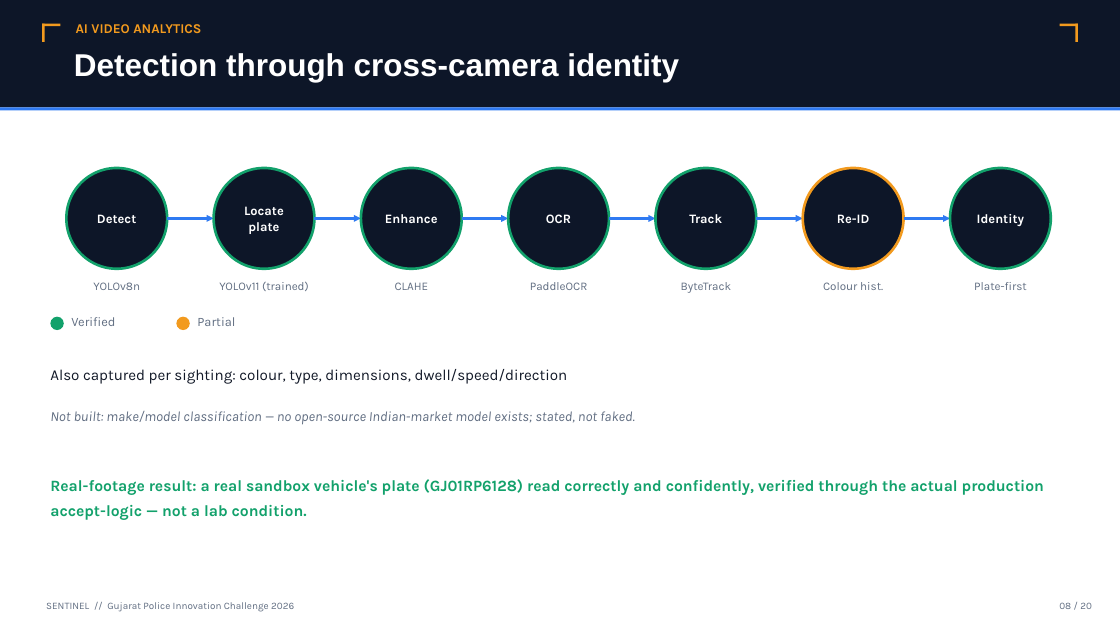
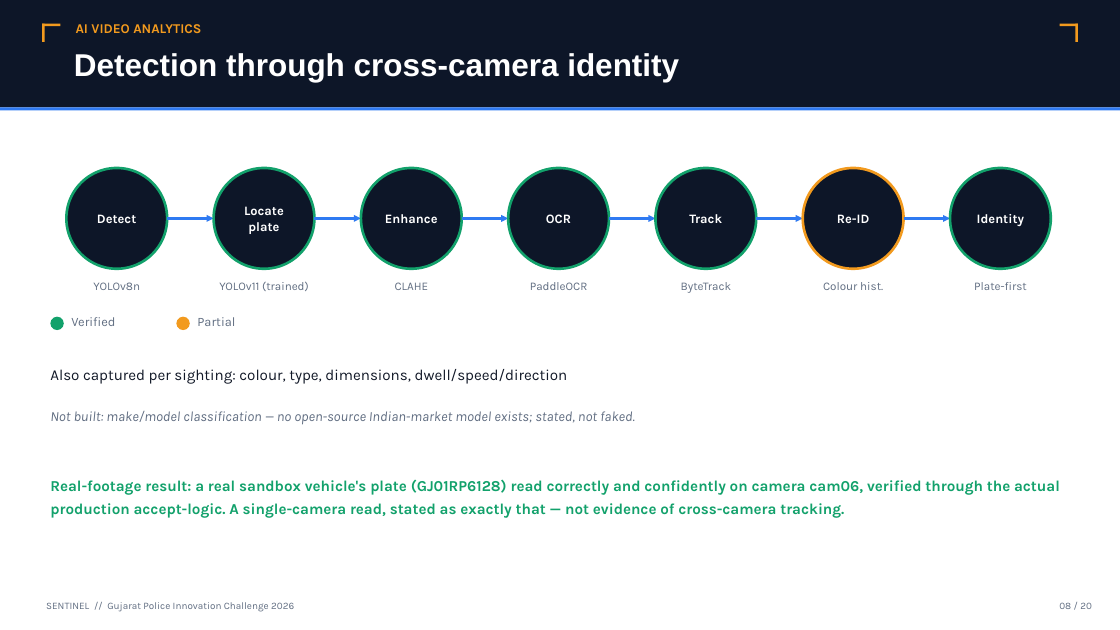
Before and after one commit to lekkalaharsha/sentinel-gujarat-police, a slide deck: slide 9 of docs/assets/Sentinel_Solution_Presentation.pptx. Drawn at 1120x630 pixels with LibreOffice and Linux fonts; fonts in the diff are those of the drawing. Boxes give left, top, right and bottom in pixels: in the first picture for what was removed or moved away, otherwise in the second. Text is boxed around its words. In the diff, an @@ line names an element or a change of style, - is before the commit and + after.

```diff
--- a/docs/assets/Sentinel_Solution_Presentation.pptx
+++ b/docs/assets/Sentinel_Solution_Presentation.pptx
@@ text at box(50, 479, 1060, 518): text changed; size 13.5 to 13 pt @@
-Real-footage result: a real sandbox vehicle's plate (GJ01RP6128) read correctly and confidently, verified through the actual production accept-logic — not a lab condition.
+Real-footage result: a real sandbox vehicle's plate (GJ01RP6128) read correctly and confidently on camera cam06, verified through the actual production accept-logic. A single-camera read, stated as exactly that — not evidence of cross-camera tracking.
```
Also in this commit, not shown: 13 other slides changed, 1 slide added, 1 slide removed, 1 other file.
